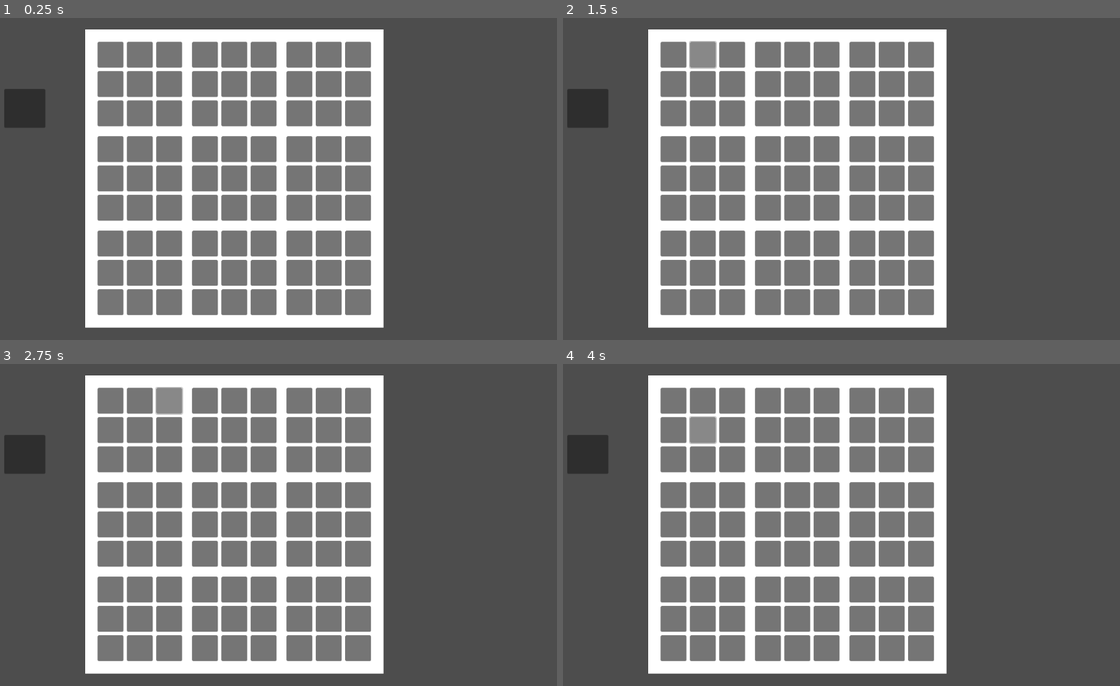
Above: before the commit, frames 1-4 (two rows, left to right).
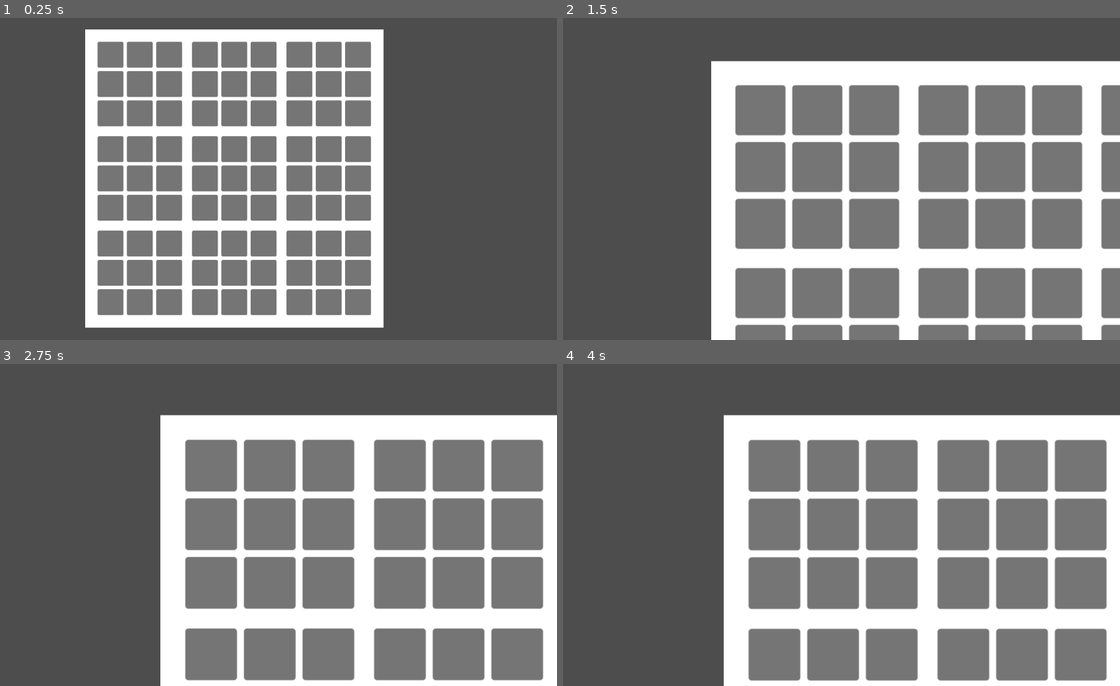
Above: after the commit, the same moments.

Repository: Kyluuuu/UltimateTickTackToe
Game: Godot game, scene res://MainScreen.tscn
Two runs of this game, one before a commit and one after it. Both use one fixed random seed, a clock stepped at 60 frames per second and the inputs below.
Inputs (mouse positions are in pixels of both pictures, inside the frame that each line leads up to):
- Up to frame 1 (0.25 s): no input
- Up to frame 2 (1.5 s): click (674, 53) at 0.52 s; click (702, 53) at 1.27 s
- Up to frame 3 (2.75 s): click (167, 399) at 2.02 s
- Up to frame 4 (4 s): click (674, 431) at 2.77 s; click (702, 431) at 3.52 s

The runs differ from the first frame. In frame 1, 0.9% of the frame differs, in the area x 0-9%, y 22-34%; in frame 2, 61%; in frame 3, 65%, in the area x 0-100%, y 3-100%; in frame 4, 65%.

Commit message:
zoom in effect

Diff:
--- a/MainScreen.tscn
+++ b/MainScreen.tscn
@@ -874,10 +874,10 @@
 script = ExtResource("2_h8848")
 
 [node name="Button" type="Button" parent="."]
-offset_left = 37.0
-offset_top = 139.0
-offset_right = 120.0
-offset_bottom = 217.0
+offset_left = 226.0
+offset_top = 45.0
+offset_right = 395.0
+offset_bottom = 214.0
 script = ExtResource("4_raauo")
 
 [connection signal="pressed" from="Button" to="." method="_on_button_pressed"]
--- a/button.gd
+++ b/button.gd
@@ -3,6 +3,7 @@
 
 # Called when the node enters the scene tree for the first time.
 func _ready() -> void:
+	modulate.a = 0
 	pass # Replace with function body.
 
 
--- a/camera_2d.gd
+++ b/camera_2d.gd
@@ -1,11 +1,13 @@
 extends Camera2D
 
+const BASE_RESOLUTION = Vector2(1920, 1080)
+const MIN_ZOOM = 0.5  # Minimum zoom level
+const MAX_ZOOM = 2.0  # Maximum zoom level
 
 # Called when the node enters the scene tree for the first time.
 func _ready() -> void:
 	pass
 
-
 # Called every frame. 'delta' is the elapsed time since the previous frame.
 func _process(delta: float) -> void:
 	pass
--- a/main_screen.gd
+++ b/main_screen.gd
@@ -2,6 +2,9 @@
 
 var myBool = false
 var unmyBool = false
+
+const zoomed_in = Vector2(0.5, 0.5)  # Zoom level for zooming in
+const zoomed_out = Vector2(2, 2)  # Zoom level for zooming out
 
 # Called when the node enters the scene tree for the first time.
 func _ready() -> void:
@@ -32,8 +35,9 @@
 	button_position.y += button.size.y/2
 	var camera = $Camera2D
 	camera.global_position = camera.position.lerp(button_position, 0.05)
+	camera.zoom = camera.zoom.lerp(zoomed_out, 0.05)
 
 func unmoveCam() -> void:
 	var camera = $Camera2D
-	print("asdas")
-	camera.global_position = camera.position.lerp(Vector2(575, 375), 0.05)
+	camera.global_position = camera.position.lerp(Vector2(500, 320), 0.05)
+	camera.zoom = camera.zoom.lerp(zoomed_in, 0.05)
